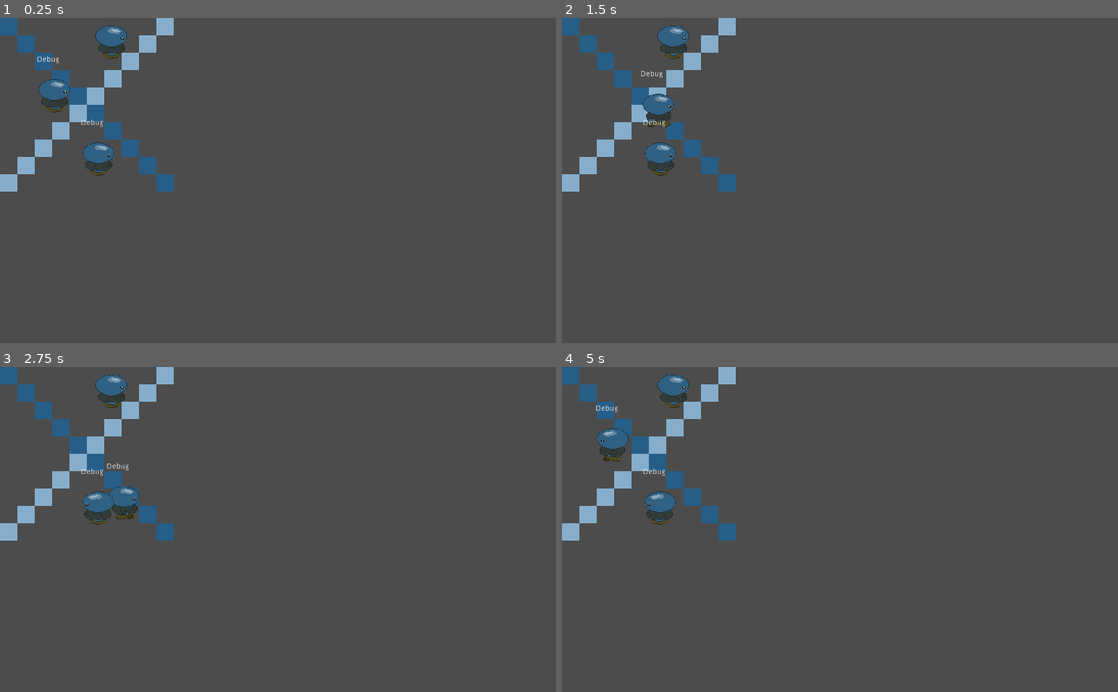
Above: before the commit, frames 1-4 (two rows, left to right).
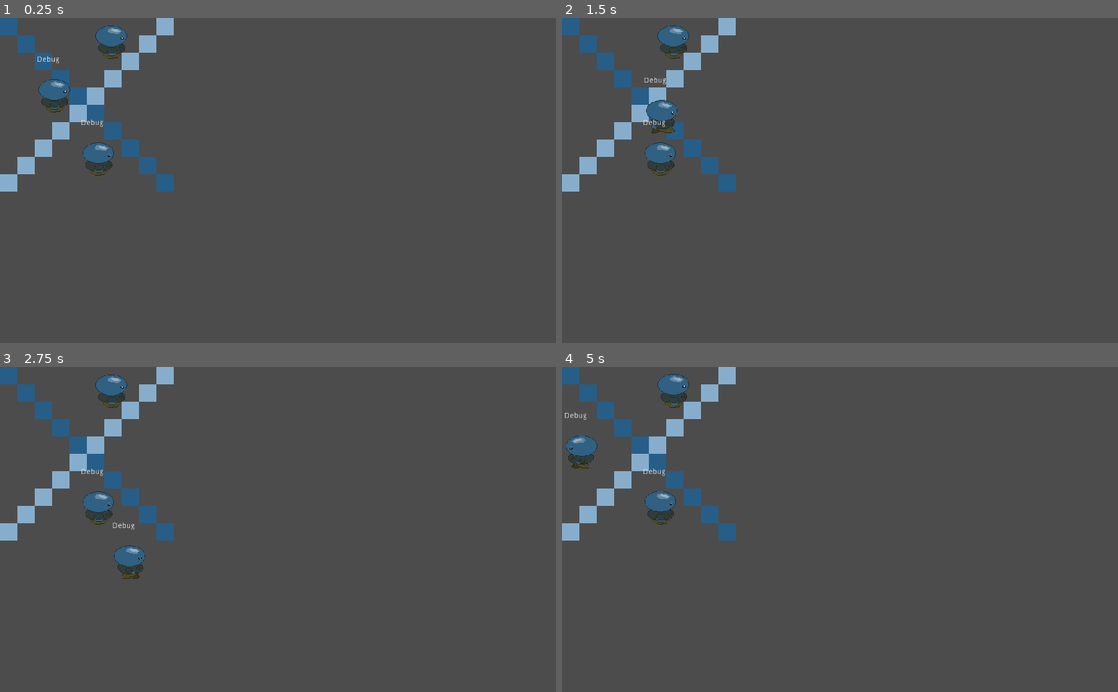
Above: after the commit, the same moments.

Repository: russmatney/beatemup-three
Game: Godot game, scene res://src/demos/WalkBotDemo.tscn
Two runs of this game, one before a commit and one after it. Both use one fixed random seed, a clock stepped at 60 frames per second and the inputs below.
Inputs:
- Up to frame 1 (0.25 s): no input
- Up to frame 2 (1.5 s): hold Right (move_right) 0.53-1.28 s; hold Space (attack) 0.53-1.28 s; hold Down (move_down) from 1.28 s (still down); tap Space (attack) at 1.35 s
- Up to frame 3 (2.75 s): release Down (move_down) at 2.03 s; hold Right (move_right) from 2.03 s (still down); hold Space (attack) from 2.03 s (still down)
- Up to frame 4 (5 s): release Right (move_right) at 2.78 s; release Space (attack) at 2.78 s; hold W (move_up) 2.78-3.53 s; tap Space (attack) at 2.85, 4.35 s; hold Space (attack) 3.53-4.28 s; hold Left (move_left) from 3.53 s (still down)

The runs differ from the first frame. In frame 1, less than 0.1% of the frame differs, in the area x 7-21%, y 19-49%; in frame 2, 0.5%; in frame 3, 0.9%; in frame 4, 1.1%, in the area x 0-23%, y 2-49%.

Commit message:
feat: knockback physics
applying a knockback force on punch and kick.

Diff:
--- a/src/Char.gd
+++ b/src/Char.gd
@@ -65,7 +65,7 @@
 
 ### physics_process #####################################################################
 
-const DECELERATION = 1000
+const DECELERATION = 100
 
 func _physics_process(delta):
   var move_vector: Vector2 = get_move_vector()
@@ -73,7 +73,6 @@
     velocity = move_vector * speed
 
   velocity = velocity.move_toward(Vector2(), DECELERATION * delta)
-  # velocity.x = velocity.move_toward(Vector2(), DECELERATION * delta).x
 
   velocity = move_and_slide(velocity)
 
@@ -164,12 +163,14 @@
 
 var stunned_time = 0.3
 var knocked_back_time = 0.5
+export(int) var PUNCH_FORCE = 20
+export(int) var KICK_FORCE = 100
 
 func take_punch(attacker):
   reset_combo()
   face_attacker(attacker)
   stunned = true
-  # TODO apply punch
+  apply_attack(attacker, PUNCH_FORCE)
   yield(get_tree().create_timer(stunned_time), "timeout")
   stunned = false
 
@@ -177,12 +178,19 @@
   reset_combo()
   face_attacker(attacker)
   knocked_back = true
-  # TODO apply kick
+  apply_attack(attacker, KICK_FORCE)
   yield(get_tree().create_timer(knocked_back_time), "timeout")
   knocked_back = false
 
+func apply_attack(attacker, attack_force):
+  var force = Vector2(1, 0) * attack_force
+  if attacker.position.x > get_global_position().x:
+    # attacker is on the right, so x should be negative
+    force = force * -1
+  print("applying kick force", force)
+  velocity += force
+
 func face_attacker(attacker):
-  print("facing attacker", attacker.position, get_global_position())
   if attacker.position.x > get_global_position().x:
     facing = face_dir.RIGHT
   elif attacker.position.x < get_global_position().x:
--- a/src/Char.tscn
+++ b/src/Char.tscn
@@ -103,7 +103,7 @@
 [node name="AnimatedSprite" type="AnimatedSprite" parent="."]
 frames = SubResource( 1 )
 animation = "idle"
-frame = 2
+frame = 1
 playing = true
 
 [node name="CollisionShape2D" type="CollisionShape2D" parent="."]
